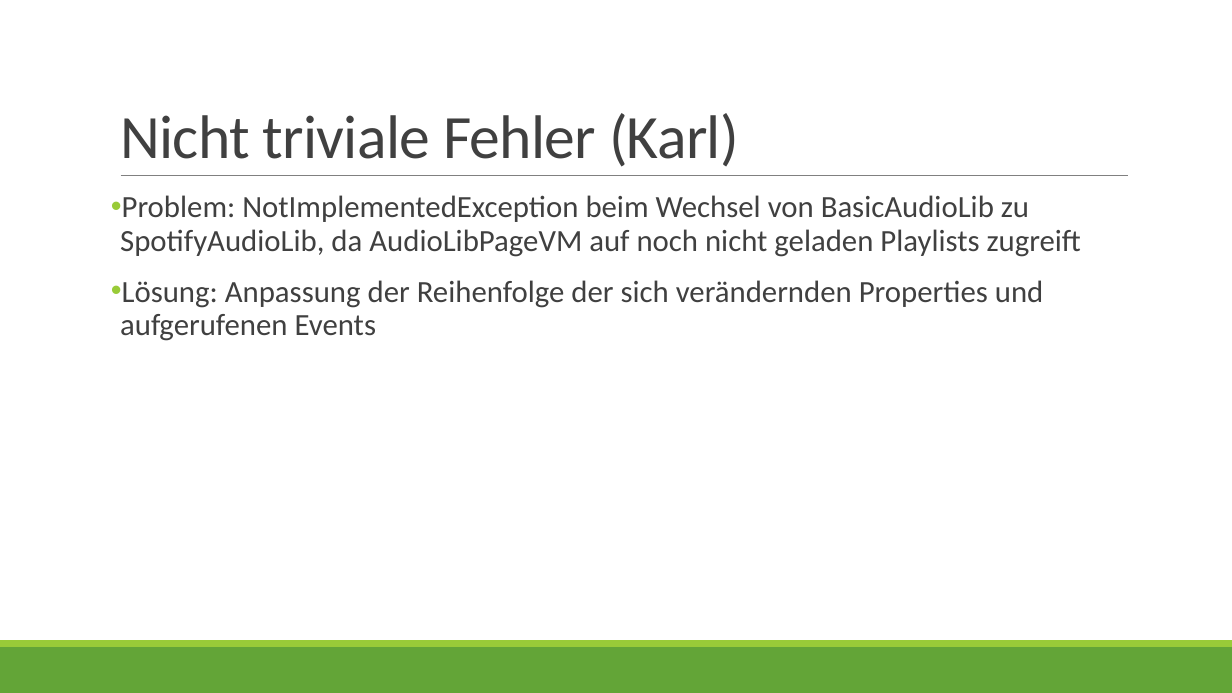
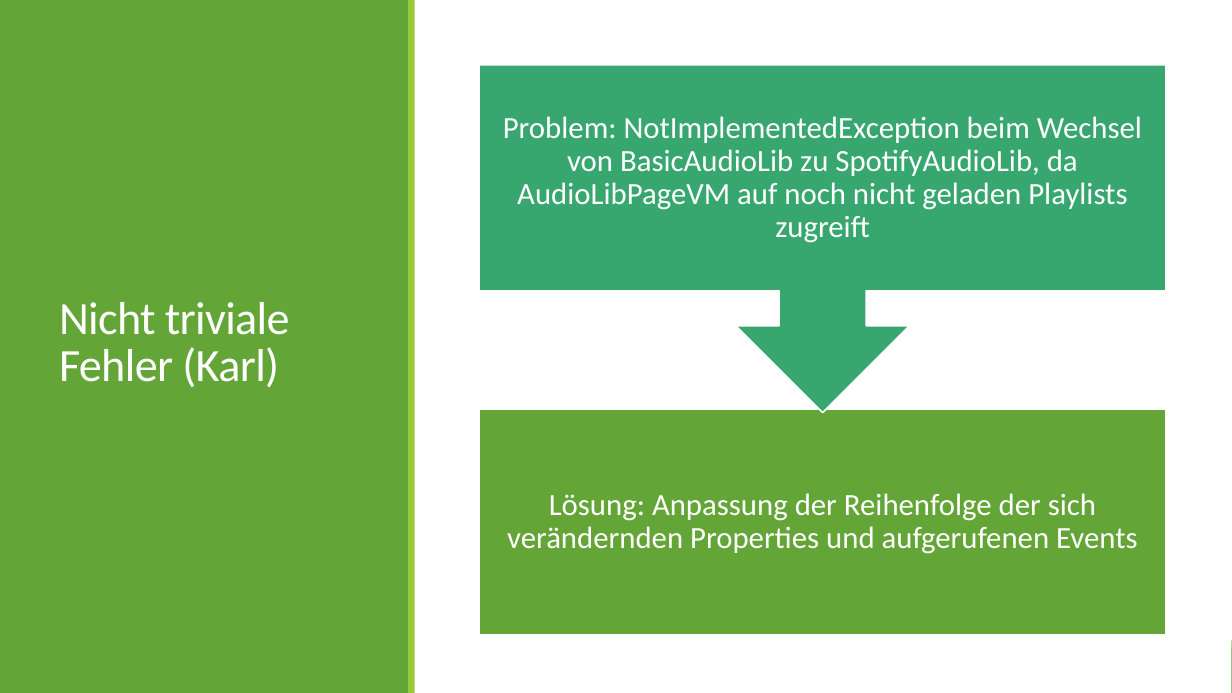
Before and after one commit to YHB-eSense/eSense, a slide deck: slide 10 of Dokumente/04 - Validierung/Validierung.pptx (slide 9 before the commit). Drawn at 1232x693 pixels with LibreOffice and Linux fonts; fonts in the diff are those of the drawing. Boxes give left, top, right and bottom in pixels: in the first picture for what was removed or moved away, otherwise in the second. Text is boxed around its words. In the diff, an @@ line names an element or a change of style, - is before the commit and + after.

Commit message:
Used MS Design ideas for pp

```diff
--- a/Dokumente/04 - Validierung/Validierung.pptx
+++ b/Dokumente/04 - Validierung/Validierung.pptx
@@ rectangle added at (0,0,1232,693), fill #FFFFFF @@
@@ rectangle added at (0,0,409,693), fill #63A537 @@
@@ rectangle added at (409,0,415,693), fill #99CB38 @@
@@ title "Nicht triviale Fehler (Karl)": place and size @@
-title "Nicht triviale Fehler (Karl)" at (120,113,739,167)
+title "Nicht triviale Fehler (Karl)" at (59,302,290,387)
@@ title "Nicht triviale Fehler (Karl)" at (59,302,290,387): size 48 to 36 pt, text colour #404040 to #FFFFFF; vertical alignment bottom to middle @@
@@ group added at (480,65,1166,636): 2 texts, 1 rectangle, 1 up arrow callout @@
+Lösung: Anpassung der Reihenfolge der sich verändernden Properties und aufgerufenen Events
+Problem: NotImplementedException beim Wechsel von BasicAudioLib zu SpotifyAudioLib, da AudioLibPageVM auf noch nicht geladen Playlists zugreift
@@ line removed from (121, 176) to (1128, 176) @@
@@ text removed at (120,195,1081,341) @@
-• Problem: NotImplementedException beim Wechsel von BasicAudioLib zu SpotifyAudioLib, da AudioLibPageVM auf noch nicht geladen Playlists zugreift
-• Lösung: Anpassung der Reihenfolge der sich verändernden Properties und aufgerufenen Events
```
Also in this commit, not shown: 5 other slides changed, 1 slide added.
